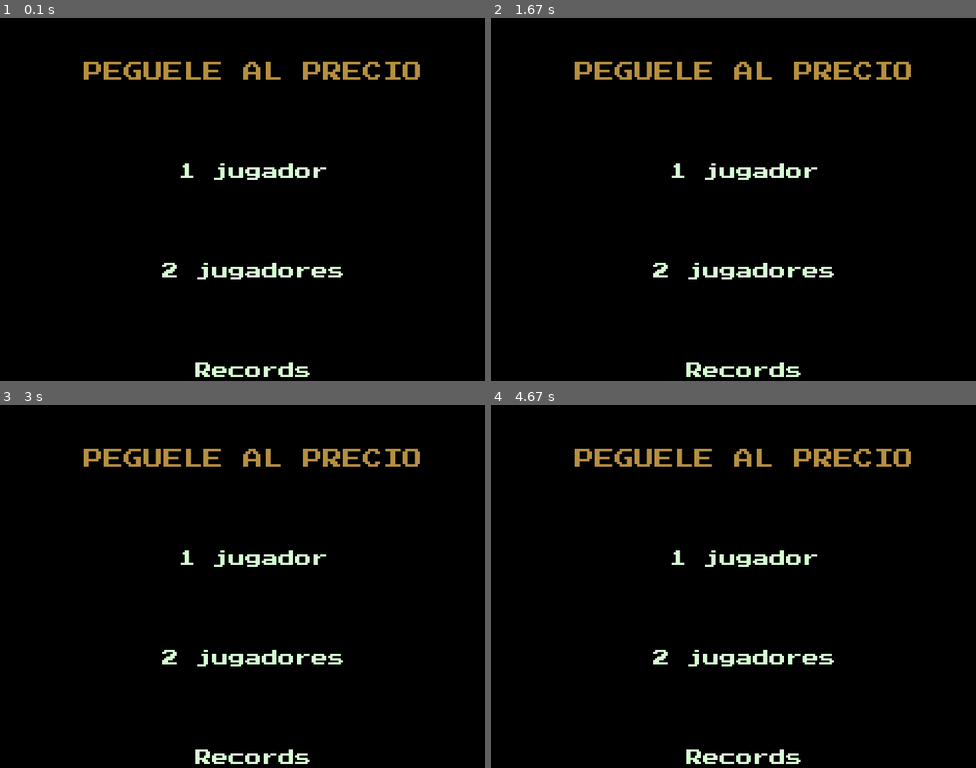
Above: before the commit, frames 1-4 (two rows, left to right).
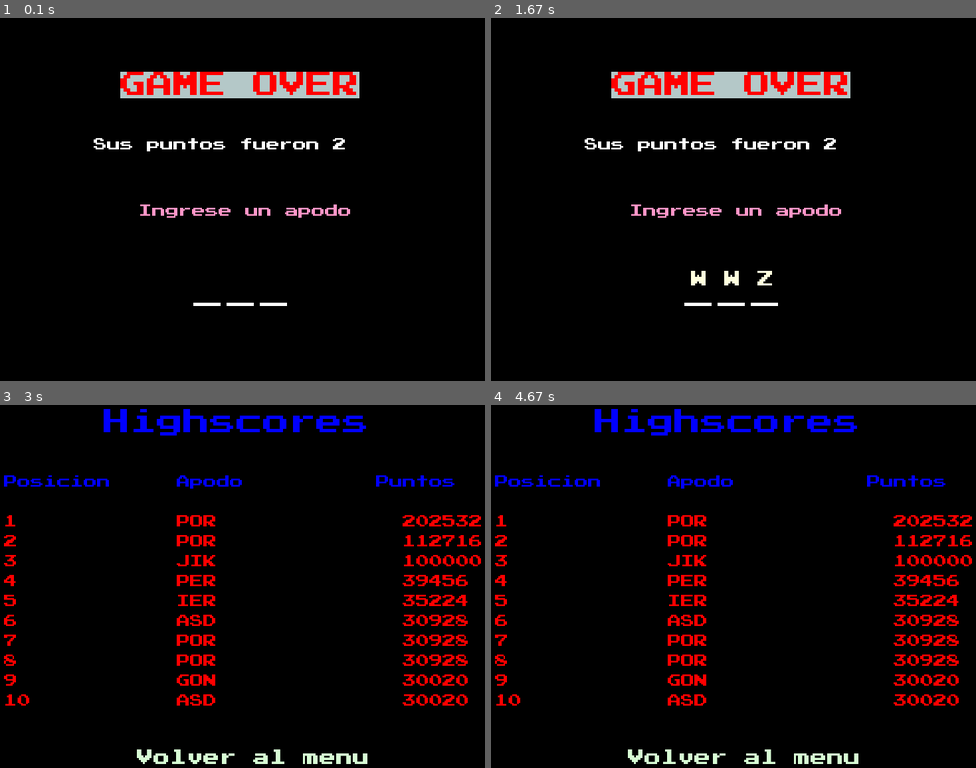
Above: after the commit, the same moments.

Repository: Pungsis/pygame-Cabrera-Porsia
Game: pygame game, started from principal.py
Same seed, same stepped clock (60 frames per second), same inputs: the game is played once before the commit and once after it.
Inputs (mouse positions are in pixels of both pictures, inside the frame that each line leads up to):
- Up to frame 1 (0.1 s): no input
- Up to frame 2 (1.67 s): hold Enter 0.33-0.8 s; hold W 0.33-0.8 s; hold W 0.83-1.3 s; tap Z at 0.9, 1.2 s
- Up to frame 3 (3 s): tap Enter at 2.23 s; hold A 2.57-2.97 s; tap Z at 2.63, 2.93 s
- Up to frame 4 (4.67 s): click (578, 532) at 3.12 s; click (937, 731) at 4.27 s

The runs differ from the first frame. In frame 1, 7.5% of the frame differs, in the area x 17-87%, y 12-99%; in frame 2, 7.7%; in frame 3, 9.8%; in frame 4, 9.8%, in the area x 0-100%, y 1-99%.

Commit message:
Agregadas nuevas funcionalidades

Diff:
--- a/datosRecords.txt
+++ b/datosRecords.txt
@@ -1,7 +1,5 @@
 1938,WOS
-9282,PEN
 9282,PAS
-9282,PER
 9232,PDS
 9282,PER
 9713,PER
@@ -21,3 +19,35 @@
 0,JES
 0,KSD
 2439,JSD
+14591,POR
+35224,IER
+4783,POS
+1000,ASD
+1232,ASD
+1232,ASD
+1232,ASD
+1232,ASD
+1232,ASD
+1232,ASD
+1232,ASD
+1232,ASD
+1232,ASD
+100000,JIK
+9714,HIL
+9714,ASD
+9714,ASD
+30000,ASD
+30000,ASD
+30000,ASD
+30000,PER
+30000,ASD
+30000,ASD
+30000,ASD
+30000,GON
+30020,GON
+30020,ASD
+2,ION
+30928,ASD
+30928,POR
+30928,POR
+2,SDA
--- a/extras.py
+++ b/extras.py
@@ -38,10 +38,13 @@
             pygame.draw.rect(screen, (255, 0, 0), (475, 10, 70, 70), 2)
             screen.blit(imagen_transformada, (475, 10))
         else:
-            rect = pygame.Rect(700, y2, IMAGEN_PRODUCTO_WIDTH,IMAGEN_PRODUCTO_HEIGHT)
+            rect = pygame.Rect(600, y2, IMAGEN_PRODUCTO_WIDTH,IMAGEN_PRODUCTO_HEIGHT)
             imagen = pygame.image.load(os.path.join("assets", "productos", f"{producto[0]}.png"))
             imagen_transformada = pygame.transform.scale(imagen, (IMAGEN_PRODUCTO_WIDTH, IMAGEN_PRODUCTO_HEIGHT))
             screen.blit(imagen_transformada, (rect.x, rect.y))
+            render = defaultFont.render(f"${producto[2]}", True, (255,255,255))
+            screen.blit(render, (675, y2 + 20))
+
 
 
         y2 += 75
--- a/funcionesVACIAS.py
+++ b/funcionesVACIAS.py
@@ -5,6 +5,16 @@
 from extras import *
 
 # lee el archivo y carga en la lista lista_producto todas las palabras
+def lectura2():
+    lista = []
+    archivo = open("./productos.txt")
+    for linea in archivo:
+        linea = linea[0:-1]
+        lista.append(linea.split(","))
+    archivo.close()
+    return lista
+
+print(lectura2())
 
 def lectura():
     return [["Arroz", 1001, 1037],
--- a/principal.py
+++ b/principal.py
@@ -54,7 +54,7 @@
     lista_rect = []
     y2 = 75
     for i in range(0,7):
-        rect = pygame.Rect(700, y2, IMAGEN_PRODUCTO_WIDTH,IMAGEN_PRODUCTO_HEIGHT)
+        rect = pygame.Rect(600, y2, IMAGEN_PRODUCTO_WIDTH,IMAGEN_PRODUCTO_HEIGHT)
         lista_rect.append(rect)
         y2 += 75
     return lista_rect
@@ -78,7 +78,7 @@
     gameClock = pygame.time.Clock()
     totaltime = 0
     nivel = 1
-    segundos = 5 # Tiempo max va aca
+    segundos = TIEMPO_MAX # Tiempo max va aca
     corriendo = True
     puntos = 0
     producto_candidato = ""
@@ -275,6 +275,7 @@
                         print(apodo)
                 if event.key == K_RETURN:
                     if len(str(apodo)) == 6:
+
                         write_in_record(puntos, apodo)
                         diccionario_record = recordsDic(records_helper()[0], records_helper()[1])
                         write_records(diccionario_record)
@@ -334,17 +335,17 @@
     texto =  font2.render("Posicion     Apodo          Puntos", True, (0, 0, 255))
     screen.blit(texto, [25, 125])
     archivo_records = open("./records.txt")
-    x = 30
+    y = 30
 
     for linea in archivo_records:
             linea = linea[0:-1]
             texto = font2.render(linea, True, (255, 0, 0))
-            x+= 30
-            screen.blit(texto, [25, 125 + x])
+            y+= 30
+            screen.blit(texto, [25, 125 + y])
 
     archivo_records.close()
 
 
 # Programa Principal ejecuta Main
 if __name__ == "__main__":
-    menu()
+    juego_terminado(2)
--- a/records.txt
+++ b/records.txt
@@ -1,10 +1,10 @@
-1            POR               202532
-2            POR               112716
-3            PER               39456
-4            KKJ               27106
-5            PER               16565
-6            PNZ               11360
-7            PER              9713
-8            PEN              9282
-9            PAS              9282
-10            PER              9282
+1            POR              202532
+2            POR              112716
+3            JIK              100000
+4            PER              39456
+5            IER              35224
+6            ASD              30928
+7            POR              30928
+8            POR              30928
+9            GON              30020
+10           ASD              30020
--- a/records_utils.py
+++ b/records_utils.py
@@ -12,6 +12,7 @@
     print(lista, lista2)
     return lista, lista2
 
+print(records_helper())
 
 def recordsDic(lista_puntajes, lista_apodos):
     copia_lista_puntajes = lista_puntajes[:]
@@ -35,10 +36,14 @@
     file = open("./records.txt", "w")
     contador = 0
     for x, y in dic.items():
-        file.write(f"{x}            {y[1]}              {y[0]}\n")
-        contador += 1
         if contador == 10:
             break
+        if contador < 9:
+           file.write(f"{x}            {y[1]}             {y[0]}\n")
+        elif contador == 9:
+           file.write(f"{x}           {y[1]}             {y[0]}\n")
+
+        contador += 1
 
     file.close()
 
Binary file added: assets/productos/Altavoces.png
Binary file added: assets/productos/Auriculares.png
Binary file added: assets/productos/Bicicleta.png
Binary file added: assets/productos/Cama.png
Binary file added: assets/productos/Champu.png
Binary file added: assets/productos/Coche.png
Binary file added: assets/productos/Mesa.png
Binary file added: assets/productos/Sillon.png
Binary file added: assets/productos/Tostadora.png
